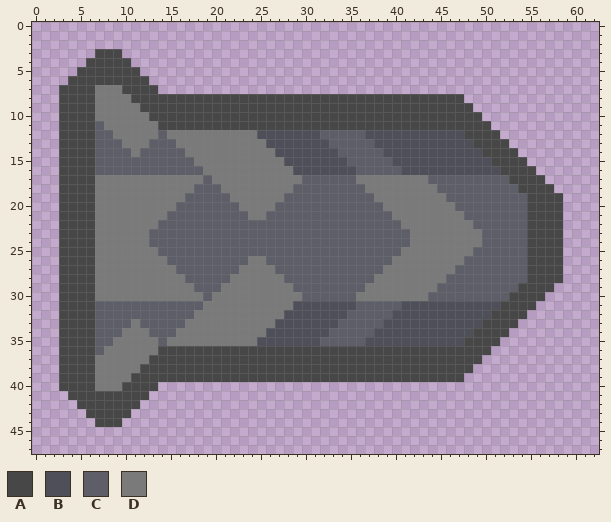
One commit to this pixel-art sprite: sprites/units/ground/spider-support/toxin/toxin-leg.png. The picture above is the old version.
The file is 63x48 pixels. Colours within 5 levels of each other are drawn and written as one.
Palette (. is transparent): A #474747  B #4f4f59  C #5e5e69  D #7a7a7a
Pixels before (only the part around the change), first column x 0:
 0 ...............................................................
 1 ...............................................................
 2 ...............................................................
 3 .......AAA.....................................................
 4 ......AAAAA....................................................
 5 .....AAAAAAA...................................................
 6 ....AAAAAAAAA..................................................
 7 ...AAAADDDAAAA.................................................
 8 ...AAAADDDDAAAAAAAAAAAAAAAAAAAAAAAAAAAAAAAAAAAAA...............
 9 ...AAAADDDDDAAAAAAAAAAAAAAAAAAAAAAAAAAAAAAAAAAAAA..............
10 ...AAAADDDDDDAAAAAAAAAAAAAAAAAAAAAAAAAAAAAAAAAAAAA.............
11 ...AAAACDDDDDDAAAAAAAAAAAAAAAAAAAAAAAAAAAAAAAAAAAAA............
12 ...AAAACCDDDDDCDDDDDDDDDDBBBBBBBCCCCCBBBBBBBBBBBAAAA...........
13 ...AAAACCCDDDCCCDDDDDDDDDDBBBBBBBCCCCCBBBBBBBBBBBAAAA..........
14 ...AAAACCCCDCCCCCDDDDDDDDDDBBBBBBBCCCCCBBBBBBBBBBBAAAA.........
15 ...AAAACCCCCCCCCCCDDDDDDDDDDBBBBBBBCCCCCBBBBBBBBBBBAAAA........
16 ...AAAACCCCCCCCCCCCDDDDDDDDDDBBBBBBBCCCCCBBBBBBBBBBBAAAA.......
17 ...AAAADDDDDDDDDDDDCDDDDDDDDDDCCCCCCDDDDDDDDCCCCCCCCCAAAA......
18 ...AAAADDDDDDDDDDDCCCDDDDDDDDCCCCCCCCDDDDDDDDCCCCCCCCCAAAA.....
19 ...AAAADDDDDDDDDDCCCCCDDDDDDCCCCCCCCCCDDDDDDDDCCCCCCCCCAAAA....
20 ...AAAADDDDDDDDDCCCCCCCDDDDCCCCCCCCCCCCDDDDDDDDCCCCCCCCAAAA....
21 ...AAAADDDDDDDDCCCCCCCCCDDCCCCCCCCCCCCCCDDDDDDDDCCCCCCCAAAA....
22 ...AAAADDDDDDDCCCCCCCCCCCCCCCCCCCCCCCCCCCDDDDDDDDCCCCCCAAAA....
23 ...AAAADDDDDDCCCCCCCCCCCCCCCCCCCCCCCCCCCCCDDDDDDDDCCCCCAAAA....
24 ...AAAADDDDDDCCCCCCCCCCCCCCCCCCCCCCCCCCCCCDDDDDDDDCCCCCAAAA....
25 ...AAAADDDDDDDCCCCCCCCCCCCCCCCCCCCCCCCCCCDDDDDDDDCCCCCCAAAA....
26 ...AAAADDDDDDDDCCCCCCCCCDDCCCCCCCCCCCCCCDDDDDDDDCCCCCCCAAAA....
27 ...AAAADDDDDDDDDCCCCCCCDDDDCCCCCCCCCCCCDDDDDDDDCCCCCCCCAAAA....
28 ...AAAADDDDDDDDDDCCCCCDDDDDDCCCCCCCCCCDDDDDDDDCCCCCCCCCAAAA....
29 ...AAAADDDDDDDDDDDCCCDDDDDDDDCCCCCCCCDDDDDDDDCCCCCCCCCAAAA.....
30 ...AAAADDDDDDDDDDDDCDDDDDDDDDDCCCCCCDDDDDDDDCCCCCCCCCAAAA......
31 ...AAAACCCCCCCCCCCCDDDDDDDDDDBBBBBBBCCCCCBBBBBBBBBBBAAAA.......
32 ...AAAACCCCCCCCCCCDDDDDDDDDDBBBBBBBCCCCCBBBBBBBBBBBAAAA........
33 ...AAAACCCCDCCCCCDDDDDDDDDDBBBBBBBCCCCCBBBBBBBBBBBAAAA.........
34 ...AAAACCCDDDCCCDDDDDDDDDDBBBBBBBCCCCCBBBBBBBBBBBAAAA..........
35 ...AAAACCDDDDDCDDDDDDDDDDBBBBBBBCCCCCBBBBBBBBBBBAAAA...........
36 ...AAAACDDDDDDAAAAAAAAAAAAAAAAAAAAAAAAAAAAAAAAAAAAA............
37 ...AAAADDDDDDAAAAAAAAAAAAAAAAAAAAAAAAAAAAAAAAAAAAA.............
38 ...AAAADDDDDAAAAAAAAAAAAAAAAAAAAAAAAAAAAAAAAAAAAA..............
39 ...AAAADDDDAAAAAAAAAAAAAAAAAAAAAAAAAAAAAAAAAAAAA...............
40 ...AAAADDDAAAA.................................................
41 ....AAAAAAAAA..................................................
42 .....AAAAAAA...................................................
43 ......AAAAA....................................................
44 .......AAA.....................................................
45 ...............................................................
46 ...............................................................
47 ...............................................................
Now the later version:
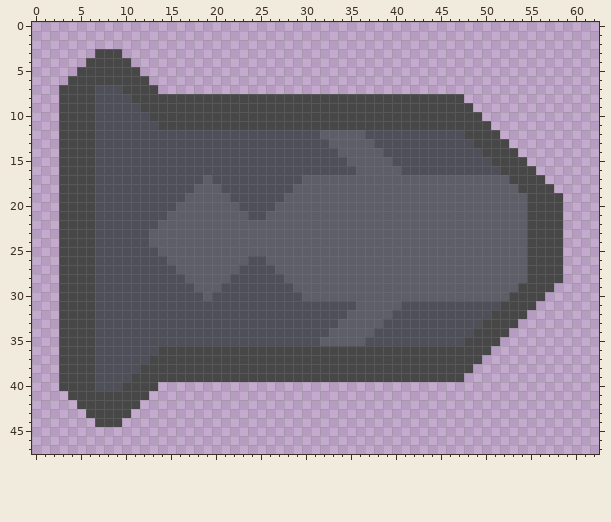
Change:
The author changed colour C to colour B in row 11 at x 7; in row 12 at x 7 to 8 and 14; in row 13 at x 7 to 9 and 13 to 15; in row 14 at x 7 to 10 and 12 to 16; in row 15 at x 7 to 17; in row 16 at x 7 to 18.
The author changed colour C to colour B in row 31 at x 7 to 18; in row 32 at x 7 to 17; in row 33 at x 7 to 10 and 12 to 16; in row 34 at x 7 to 9 and 13 to 15; in row 35 at x 7 to 8 and 14; in row 36 at x 7.
The author changed colour D to colour B in row 7 at x 7 to 9; in row 8 at x 7 to 10; in row 9 at x 7 to 11; in row 10 at x 7 to 12; in row 11 at x 8 to 13; in row 12 at x 9 to 13 and 15 to 24.
The author changed colour D to colour B in row 13 at x 10 to 12 and 16 to 25; in row 14 at x 11 and 17 to 26; in row 15 at x 18 to 27; in row 16 at x 19 to 28; in row 17 at x 7 to 18 and 20 to 29; in row 18 at x 7 to 17 and 21 to 28.
The author changed colour D to colour B in row 19 at x 7 to 16 and 22 to 27; in row 20 at x 7 to 15 and 23 to 26; in row 21 at x 7 to 14 and 24 to 25; in row 22 at x 7 to 13; in rows 23 to 24 at x 7 to 12; in row 25 at x 7 to 13.
The author changed colour D to colour B in row 26 at x 7 to 14 and 24 to 25; in row 27 at x 7 to 15 and 23 to 26; in row 28 at x 7 to 16 and 22 to 27; in row 29 at x 7 to 17 and 21 to 28; in row 30 at x 7 to 18 and 20 to 29; in row 31 at x 19 to 28.
The author changed colour D to colour B in row 32 at x 18 to 27; in row 33 at x 11 and 17 to 26; in row 34 at x 10 to 12 and 16 to 25; in row 35 at x 9 to 13 and 15 to 24; in row 36 at x 8 to 13; in row 37 at x 7 to 12.
The author changed colour D to colour B in row 38 at x 7 to 11; in row 39 at x 7 to 10; in row 40 at x 7 to 9.
The author changed colour D to colour C in row 17 at x 36 to 43; in row 18 at x 37 to 44; in row 19 at x 38 to 45; in row 20 at x 39 to 46; in row 21 at x 40 to 47; in row 22 at x 41 to 48.
The author changed colour D to colour C in rows 23 to 24 at x 42 to 49; in row 25 at x 41 to 48; in row 26 at x 40 to 47; in row 27 at x 39 to 46; in row 28 at x 38 to 45; in row 29 at x 37 to 44.
The author changed colour D to colour C in row 30 at x 36 to 43.
Boxes around the changes in both pictures, in picture pixels (x1, y1, x2, y2):
changed: (95, 85, 302, 391)
changed: (356, 175, 482, 301)
